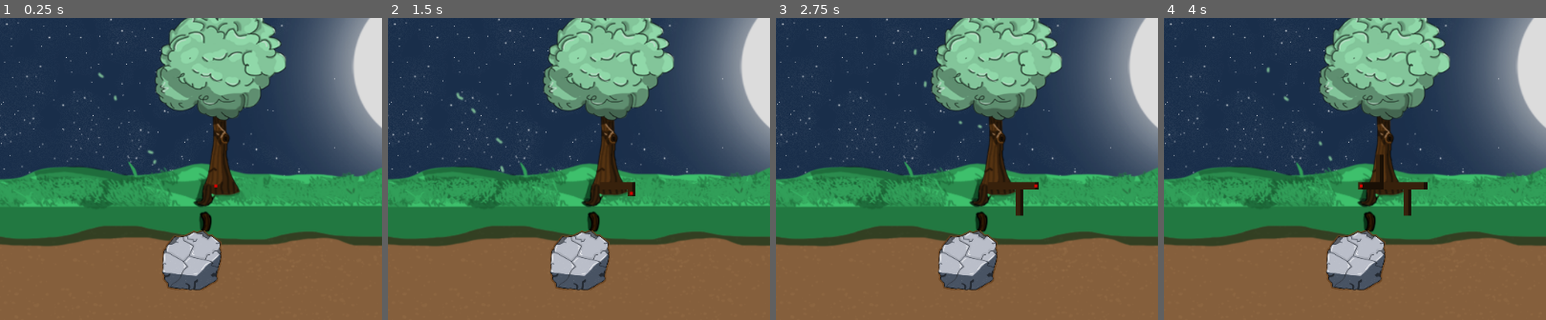
Above: before the commit, frames 1-4 (left to right).
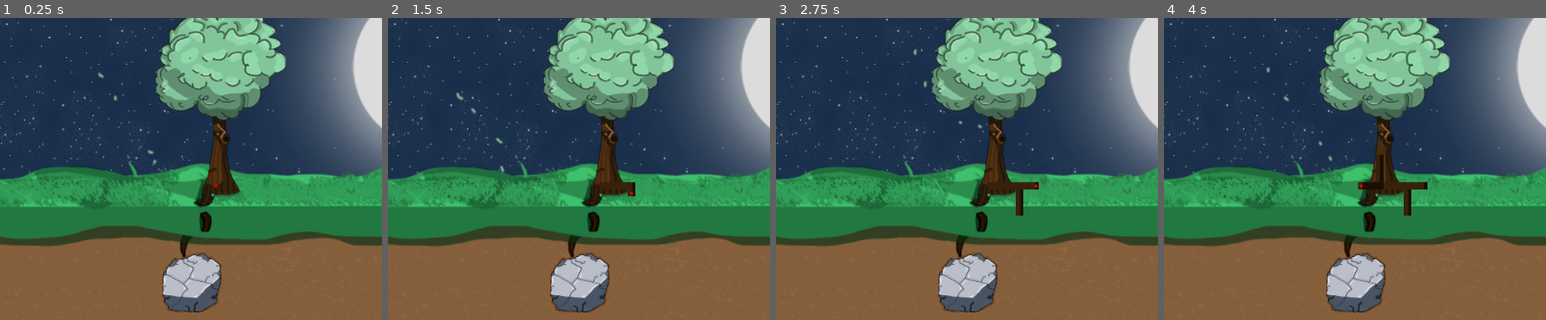
Above: after the commit, the same moments.

Repository: GunesUstunalp/GGJ2023Game
Game: Godot game, scene res://MainScene.tscn
Two runs of this game, one before a commit and one after it. Both use one fixed random seed, a clock stepped at 60 frames per second and the inputs below.
Inputs:
- Up to frame 1 (0.25 s): no input
- Up to frame 2 (1.5 s): tap Enter at 0.5 s; hold D (move_right) 0.53-1.28 s; hold S (move_down) from 1.28 s (still down)
- Up to frame 3 (2.75 s): tap R (respawn) at 2 s; release S (move_down) at 2.03 s; hold D (move_right) from 2.03 s (still down)
- Up to frame 4 (4 s): tap R (respawn) at 2.75, 3.5 s; release D (move_right) at 2.78 s; hold W (move_up) 2.78-3.53 s; hold A (move_left) from 3.53 s (still down)
The pictures show only the part of the screen within x 22-72%, y 9-59%; the shares and areas given below are measured in that part.

The runs differ from the first frame. In frame 1, 3.3% of the frame differs, in the area x 42-58%, y 70-98%; in frame 2, 3.3%; in frame 3, 3.3%; in frame 4, 3.3%.

Commit message:
Moved the first rock down

Diff:
--- a/RockSpawner.gd
+++ b/RockSpawner.gd
@@ -18,7 +18,7 @@
 	var rootEnd = get_node("RootEnd")
 	rootEnd.connect("found_rock", self, "_on_found_rock")
 
-	spawnRockAtPosition(Vector2(480,400), DefaultRockHalfWidth, 0)
+	spawnRockAtPosition(Vector2(480,430), DefaultRockHalfWidth, 0)
 
 	animatedRock = preload('res://AnimatedRock.tscn')
 	rng.randomize()
